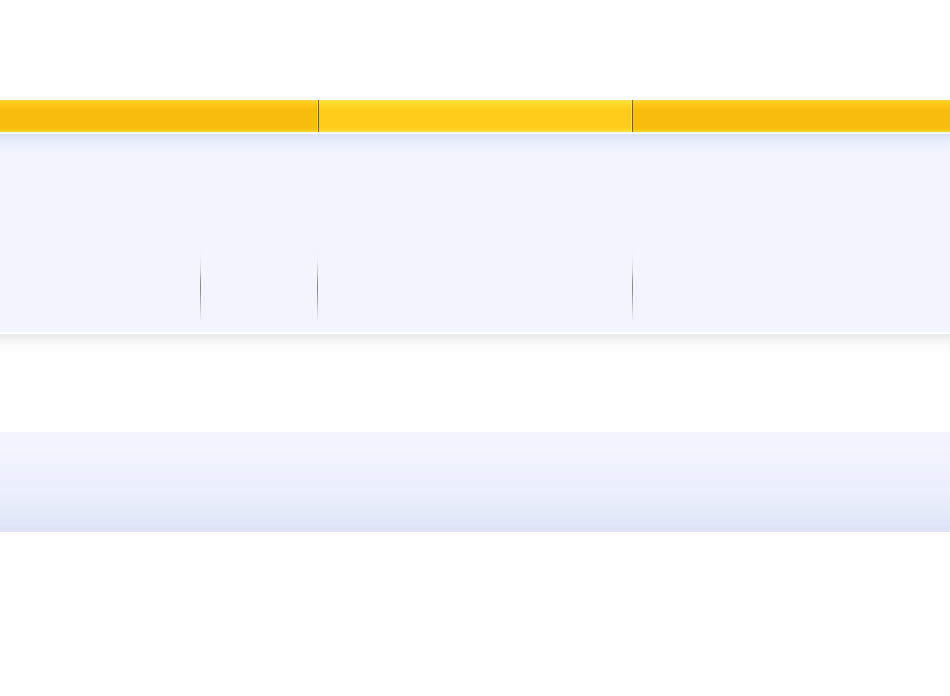
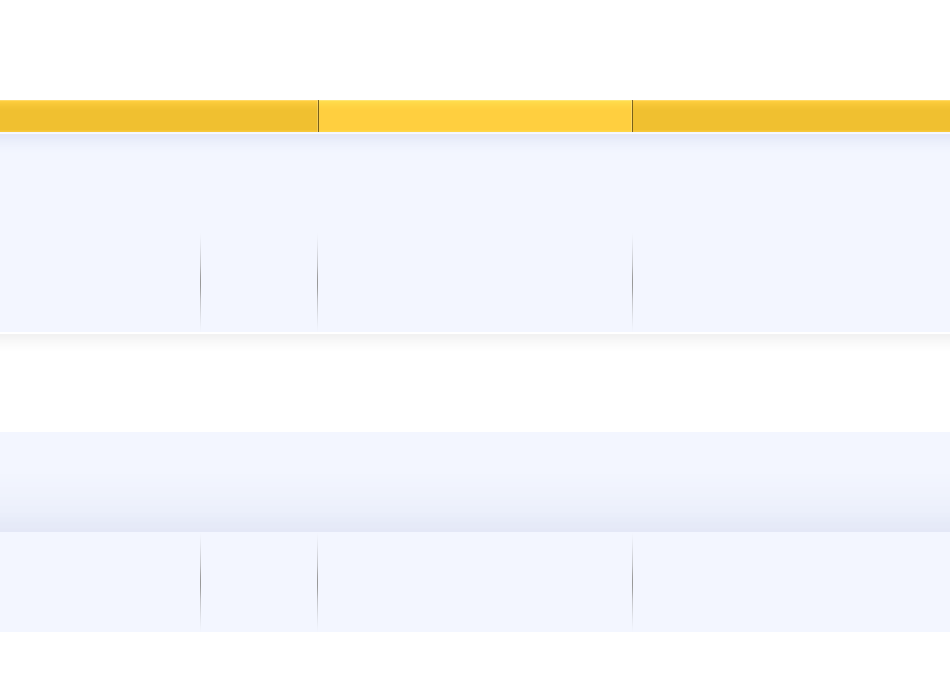
Layer changes from the first w=950, h=696 image to the second:
painted on "navbar button" over [0, 100, 950, 132]
painted on "navbar" over [0, 100, 950, 132]
painted on "header widgets" over [0, 134, 950, 143]
painted on "header boxes" over [200, 235, 633, 330]
painted on "footer widgets" over [0, 448, 950, 532]
painted on "footer boxes" over [0, 532, 950, 632]
